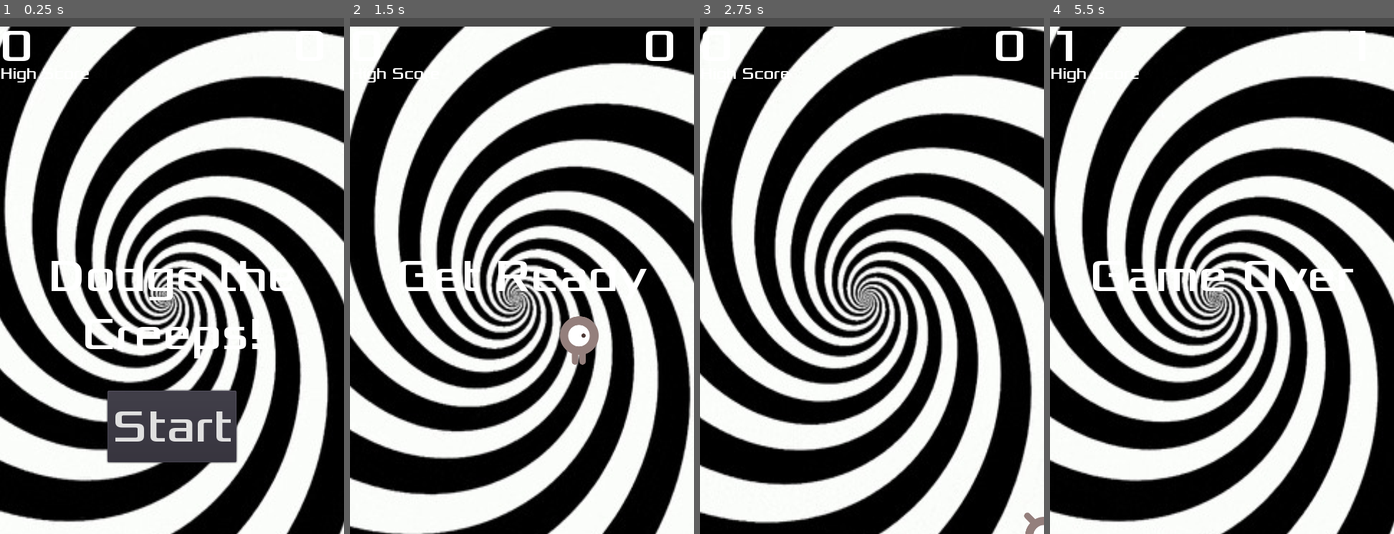
Above: before the commit, frames 1-4 (left to right).
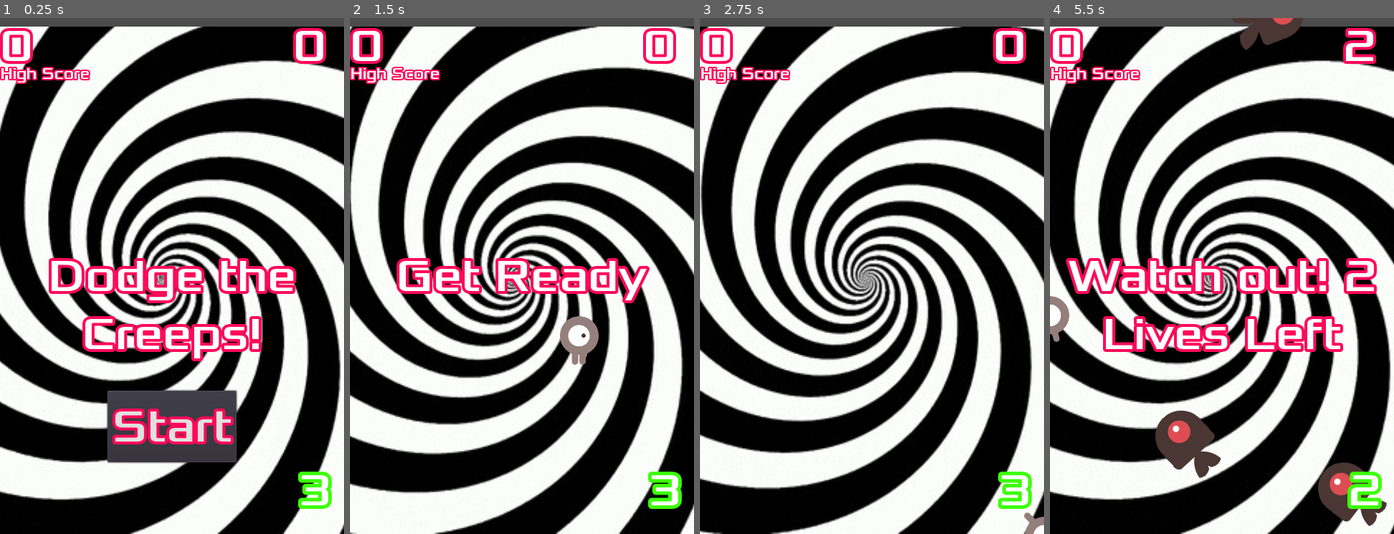
Above: after the commit, the same moments.

Repository: 44351-w22/godot-tutorial-TheMusicMan28
Game: Godot game, scene res://Main.tscn
The game is run twice, just before and just after one commit, with the same random seed, the same clock (stepped at 60 frames per second) and the same inputs.
Inputs:
- Up to frame 1 (0.25 s): no input
- Up to frame 2 (1.5 s): click "Start" at 0.5 s; hold Right (ui_right) from 1.28 s (still down)
- Up to frame 3 (2.75 s): release Right (ui_right) at 2.03 s; hold Down (ui_down) from 2.03 s (still down)
- Up to frame 4 (5.5 s): release Down (ui_down) at 2.78 s; hold Right (ui_right) 2.78-3.53 s; hold Up (ui_up) 3.53-4.28 s; hold Left (ui_left) from 4.28 s (still down)

The runs differ from the first frame. In frame 1, 58% of the frame differs, in the area x 0-100%, y 1-100%; in frame 2, 64%; in frame 3, 49%; in frame 4, 62%.

Commit message:
added multiple lives

Diff:
--- a/HUD.gd
+++ b/HUD.gd
@@ -16,12 +16,21 @@
 	yield(get_tree().create_timer(1), "timeout")
 	$StartButton.show()
 
+func show_lives_lost(lives):
+	if lives <= 1:
+		show_message("Watch out! " + str(lives) + " Life Left")
+		yield($MessageTimer, "timeout")
+	else:
+		show_message("Watch out! " + str(lives) + " Lives Left")
+		yield($MessageTimer, "timeout")
+
 func update_score(score):
 	$ScoreLabel.text = str(score)
 
 func update_high_score(high_score):
 	$HighScore.text = str(high_score)
-
+func update_lives(lives):
+	$lives.text = str(lives)
 
 func _on_Message_Timer_timeout():
 	$Message.hide()
--- a/HUD.tscn
+++ b/HUD.tscn
@@ -1,14 +1,18 @@
-[gd_scene load_steps=7 format=2]
+[gd_scene load_steps=8 format=2]
 
 [ext_resource path="res://dodge_assets/fonts/Xolonium-Regular.ttf" type="DynamicFontData" id=1]
 [ext_resource path="res://HUD.gd" type="Script" id=2]
 
 [sub_resource type="DynamicFont" id=1]
 size = 64
+outline_size = 4
+outline_color = Color( 1, 0.0352941, 0.352941, 1 )
 font_data = ExtResource( 1 )
 
 [sub_resource type="DynamicFont" id=4]
 size = 22
+outline_size = 2
+outline_color = Color( 1, 0.0352941, 0.352941, 1 )
 font_data = ExtResource( 1 )
 
 [sub_resource type="InputEventAction" id=2]
@@ -16,6 +20,12 @@
 
 [sub_resource type="ShortCut" id=3]
 shortcut = SubResource( 2 )
+
+[sub_resource type="DynamicFont" id=5]
+size = 64
+outline_size = 5
+outline_color = Color( 0.235294, 1, 0.0235294, 1 )
+font_data = ExtResource( 1 )
 
 [node name="HUD" type="CanvasLayer"]
 script = ExtResource( 2 )
@@ -86,5 +96,20 @@
 wait_time = 2.0
 one_shot = true
 
+[node name="lives" type="Label" parent="."]
+anchor_left = 1.0
+anchor_top = 1.0
+anchor_right = 1.0
+anchor_bottom = 1.0
+margin_left = -64.0
+margin_top = -100.0
+margin_right = -19.0
+margin_bottom = -22.0
+custom_fonts/font = SubResource( 5 )
+text = "3"
+__meta__ = {
+"_edit_use_anchors_": false
+}
+
 [connection signal="pressed" from="StartButton" to="." method="_on_StartButton_pressed"]
 [connection signal="timeout" from="MessageTimer" to="." method="_on_Message_Timer_timeout"]
--- a/Main.gd
+++ b/Main.gd
@@ -2,24 +2,16 @@
 
 export(PackedScene) var mob_scene
 var score
+var lives
 var high_score = 0
 
 func _ready():
 	randomize()
 
-func game_over():
-	$ScoreTimer.stop()
-	$MobTimer.stop()
-	$HUD.show_game_over()
-	get_tree().call_group('mobs', 'queue_free')
-	$Music.stop()
-	$DeathSound.play()
-	if (score > high_score):
-		high_score = score
-		$HUD.update_high_score(high_score)
-
 func new_game():
 	score = 0
+	lives = 3
+	$Spiral.set_speed_scale(5)
 	$Player.start($StartPosition.position)
 	$StartTimer.start()
 	$HUD.update_score(score)
@@ -59,3 +51,25 @@
 	# Choose the velocity.
 	var velocity = Vector2(rand_range(150.0, 250.0), 0.0)
 	mob.linear_velocity = velocity.rotated(direction)
+
+
+func _on_Player_hit():
+	get_tree().call_group('mobs', 'queue_free')
+	lives -= 1
+	$Player.update_lives(lives)
+	if lives <= 0:
+		$HUD.update_lives(lives)
+		$ScoreTimer.stop()
+		$MobTimer.stop()
+		$HUD.show_game_over()
+		get_tree().call_group('mobs', 'queue_free')
+		$Music.stop()
+		$DeathSound.play()
+		if (score > high_score):
+			high_score = score
+			$HUD.update_high_score(high_score)
+	else:
+		$HUD.update_lives(lives)
+		$HUD.show_lives_lost(lives)
+		$WilhelmScream.play()
+		$Spiral.set_speed_scale($Spiral.get_speed_scale() * 3)
--- a/Main.tscn
+++ b/Main.tscn
@@ -245,6 +245,7 @@
 [ext_resource path="res://dodge_assets/art/Spiral Background/frame_207_delay-0.04s.jpg" type="Texture" id=243]
 [ext_resource path="res://dodge_assets/art/Spiral Background/frame_228_delay-0.04s.jpg" type="Texture" id=244]
 [ext_resource path="res://dodge_assets/art/Spiral Background/frame_225_delay-0.04s.jpg" type="Texture" id=245]
+[ext_resource path="res://dodge_assets/art/Wilhelm_Scream.wav" type="AudioStream" id=246]
 
 [sub_resource type="SpriteFrames" id=2]
 animations = [ {
@@ -263,12 +264,12 @@
 script = ExtResource( 2 )
 mob_scene = ExtResource( 3 )
 
-[node name="AnimatedSprite" type="AnimatedSprite" parent="."]
-position = Vector2( 232, 392 )
-scale = Vector2( 2.00667, 2.25148 )
+[node name="Spiral" type="AnimatedSprite" parent="."]
+position = Vector2( 232, 365.75 )
+scale = Vector2( 2.00667, 2.09615 )
 frames = SubResource( 2 )
-frame = 192
-speed_scale = 10.0
+frame = 46
+speed_scale = 5.0
 playing = true
 
 [node name="Player" parent="." instance=ExtResource( 1 )]
@@ -298,8 +299,12 @@
 [node name="DeathSound" type="AudioStreamPlayer" parent="."]
 stream = ExtResource( 6 )
 
+[node name="WilhelmScream" type="AudioStreamPlayer" parent="."]
+stream = ExtResource( 246 )
+
 [node name="AnimatedSprite3D" type="AnimatedSprite3D" parent="."]
 
+[connection signal="hit" from="Player" to="." method="_on_Player_hit"]
 [connection signal="hit" from="Player" to="." method="game_over"]
 [connection signal="timeout" from="MobTimer" to="." method="_on_MobTimer_timeout"]
 [connection signal="timeout" from="ScoreTimer" to="." method="_on_ScoreTimer_timeout"]
--- a/Player.gd
+++ b/Player.gd
@@ -4,6 +4,7 @@
 
 export var speed = 400 #number of pixels per second
 var screen_size #screen size. Duh
+var lives = 3
 
 # Called when the node enters the scene tree for the first time.
 func _ready():
@@ -45,11 +46,16 @@
 		$AnimatedSprite.flip_v = velocity.y > 0
 		$AnimatedSprite.flip_h = false
 
+func update_lives(livesIn):
+	lives = livesIn
 
 func _on_Player_body_entered(body):
-	hide()
-	emit_signal('hit')
-	$CollisionShape2D.set_deferred("disabled", true)
+	if lives <= 1:
+		hide()
+		emit_signal('hit')
+		$CollisionShape2D.set_deferred("disabled", true)
+	else:
+		emit_signal('hit')
 
 func start(pos):
 	position = pos
Not shown: 1 places in Main.tscn that only renumber resources
Not shown, added: dodge_assets/art/Wilhelm_Scream.wav.import
Not shown, added: dodge_assets/art/Wilhelm_Scream.wav
